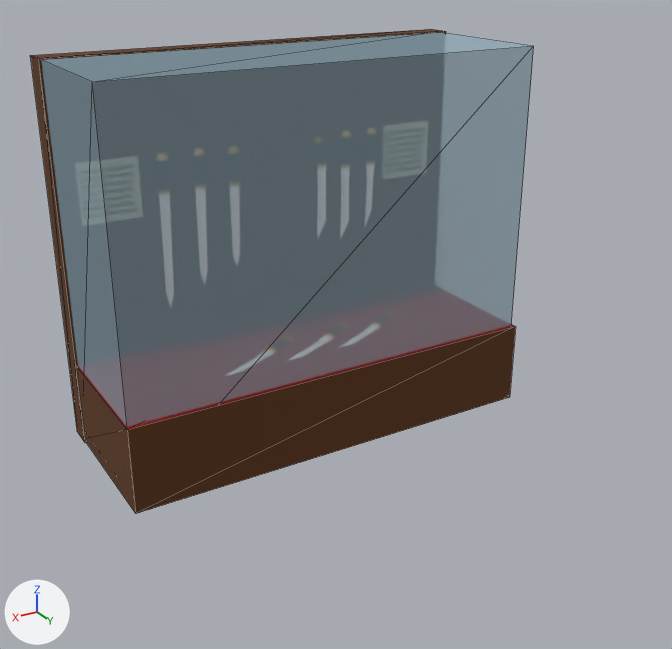
The glTF model theroom/excersizes/museum/montre_svaerd.gltf, before and after one commit.
Both versions are drawn from a 50 mm camera at (5.32, 9.6, 5.95) aimed at (0.31, 1.24, 1.77). The lights are fixed; the arrows at lower left show +X, +Y and +Z. Mesh edges are drawn as thin lines. Where no turn or scale is listed for an object, it has been applied to the vertices.

The older version as bpy lines, for what is in view:
```python
me_cube = bpy.data.meshes.new('Cube')
me_cube.from_pydata(...)  # a box spanning x -2.64..2.64, y -0.94..0.94, z -3.21..1.28
me_cube.materials.append(mat_material_001)  # blue #9fc1d1
me_cube_001 = bpy.data.meshes.new('Cube.001')
me_cube_001.from_pydata(...)  # a box spanning x -2.68..2.68, y -0.16..0.16, z -3.34..1.31
me_cube_001.materials.append(mat_material)  # brown #5d3617
me_cube_023 = bpy.data.meshes.new('Cube.023')
me_cube_023.from_pydata(...)  # 8 vertices, 12 faces; spans x -2.67..2.67, y -0.94..0.94, z -0.11..0.94
# faces by material slot: [2, 10]
me_cube_023.materials.append(mat_material_002)  # red #950003
me_cube_023.materials.append(mat_material)  # brown #5d3617
ob_cube_001 = bpy.data.objects.new('Cube.001', me_cube_001)
ob_cube_001.location = (0.13, -0.85, 3.34)
ob_cube_006 = bpy.data.objects.new('Cube.006', me_cube_023)
ob_cube_006.location = (0.12, 0.17, 0.12)
ob_glass_001 = bpy.data.objects.new('glass.001', me_cube)
ob_glass_001.location = (0.13, 0.11, 3.35)
```
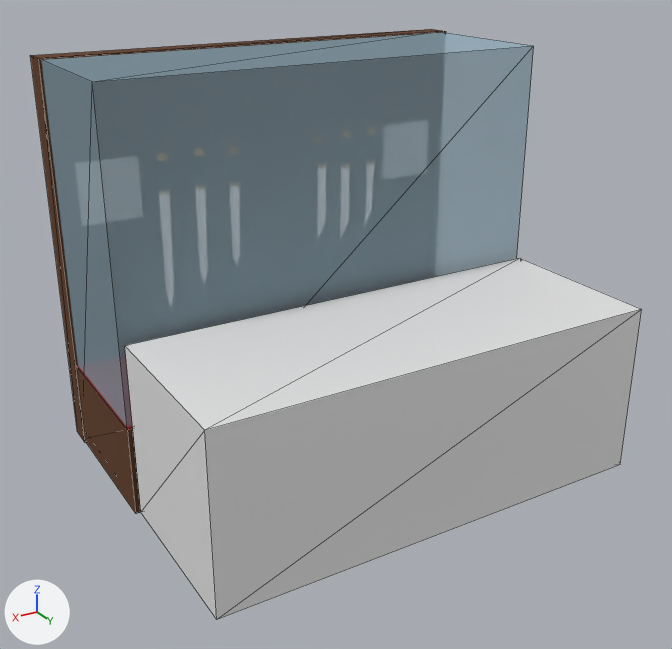
Where the change shows, as pixel boxes (x1, y1, x2, y2) in the pictures (672 x 649 px):
'front.zone', added
    after: (125, 258, 642, 619)
'Cube.006', unchanged, covered by the edit
    before: (77, 324, 516, 514)
    after: (77, 366, 141, 514)

The change, as a list of edits to the scene's bpy script:
```text
Add me_cube_002:
    me_cube_002.from_pydata(...)  # a box spanning x -2.61..2.61, y -1.0..1.0, z -1.0..1.0
Add ob_front_zone:
    ob_front_zone = bpy.data.objects.new('front.zone', me_cube_002)
    ob_front_zone.location = (0.13, 2.16, 1.05)
```
